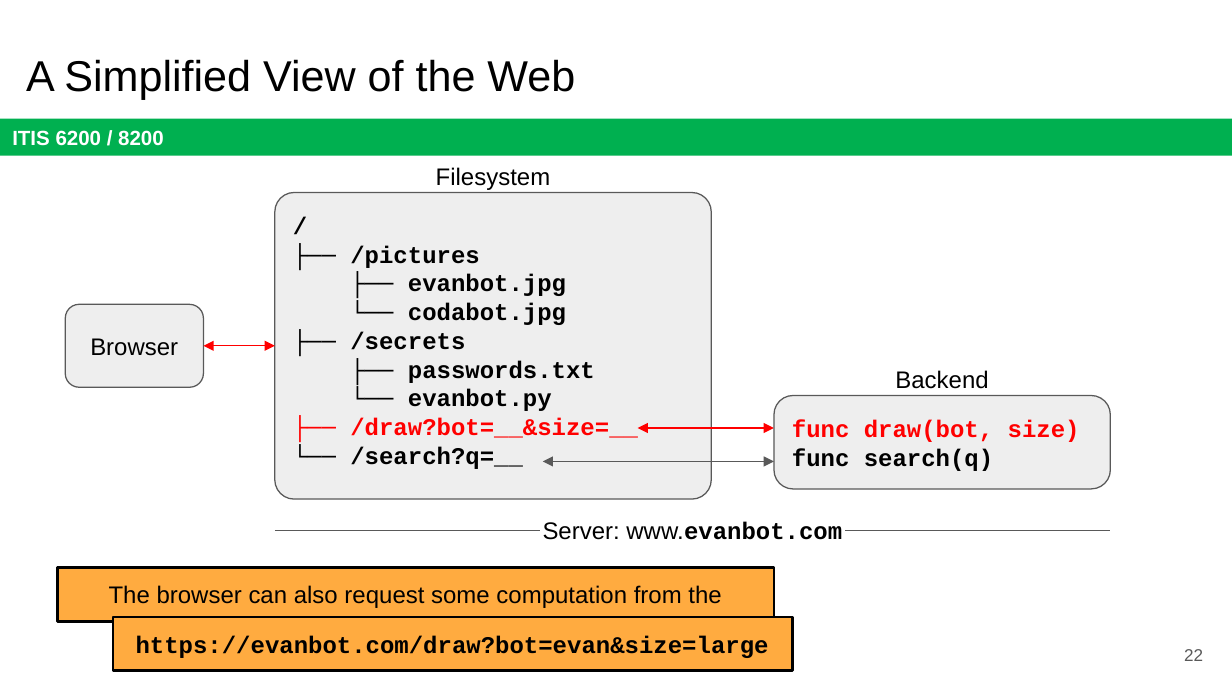
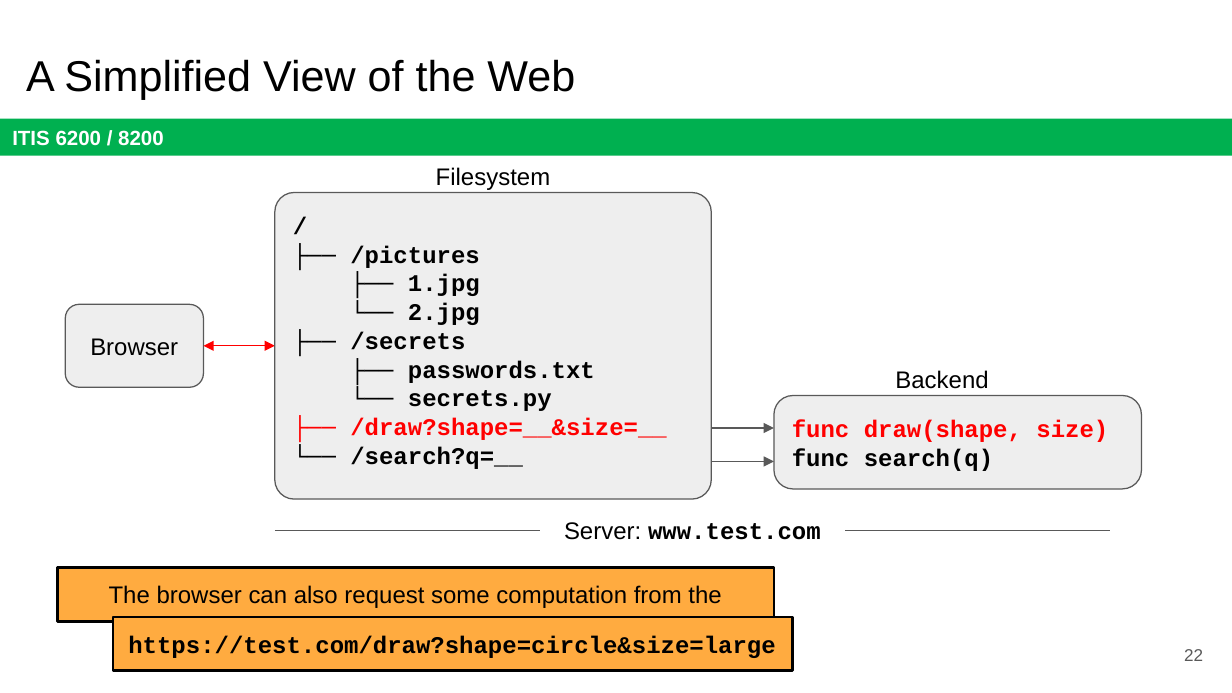
Before and after one commit to jx5c/github.io, a slide deck: slide 22 of teaching/ITIS6200/2023fa/lectures/lec10.pptx. Drawn at 1232x693 pixels with LibreOffice and Linux fonts; fonts in the diff are those of the drawing. Boxes give left, top, right and bottom in pixels: in the first picture for what was removed or moved away, otherwise in the second. Text is boxed around its words. In the diff, an @@ line names an element or a change of style, - is before the commit and + after.

```diff
--- a/teaching/ITIS6200/2023fa/lectures/lec10.pptx
+++ b/teaching/ITIS6200/2023fa/lectures/lec10.pptx
@@ text in rounded rectangle at <box>408,274,480,325</box>: text changed @@
-├── evanbot.jpg
-└── codabot.jpg
+├── 1.jpg
+└── 2.jpg
@@ text in rounded rectangle at <box>350,390,667,440</box>: text changed @@
-└── evanbot.py
-├── /draw?bot=__&size=__
+└── secrets.py
+├── /draw?shape=__&size=__
@@ rounded rectangle "func draw(shape, size)": place and size @@
-rounded rectangle "func draw(shape, size)" at <box>774,395,1110,489</box>
+rounded rectangle "func draw(shape, size)" at <box>774,395,1141,489</box>
@@ text in rounded rectangle at <box>792,419,1108,442</box>: text changed @@
-func draw(bot, size)
+func draw(shape, size)
@@ double arrow (638, 428) - (774, 428): stroke #FF0000 0.75 pt to #595959 0.75 pt @@
@@ text at <box>564,522,821,540</box>: text changed; font Arial to Courier New; bold on @@
-Server: www.evanbot.com
+Server: www.test.com
@@ text in rectangle at <box>128,635,775,658</box>: text changed @@
-https://evanbot.com/draw?bot=evan&size=large
+https://test.com/draw?shape=circle&size=large
```
Also in this commit, not shown: 11 other slides changed, 4 slides removed, 3 other files.
